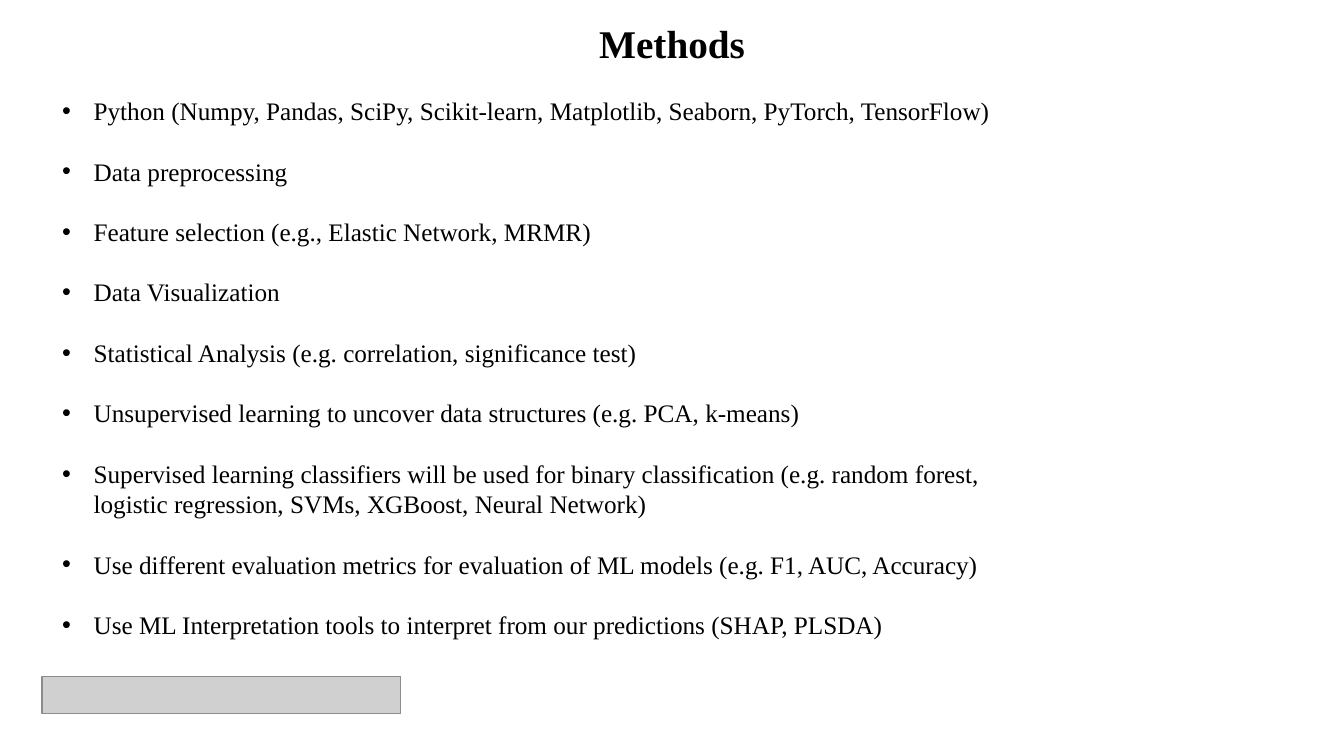
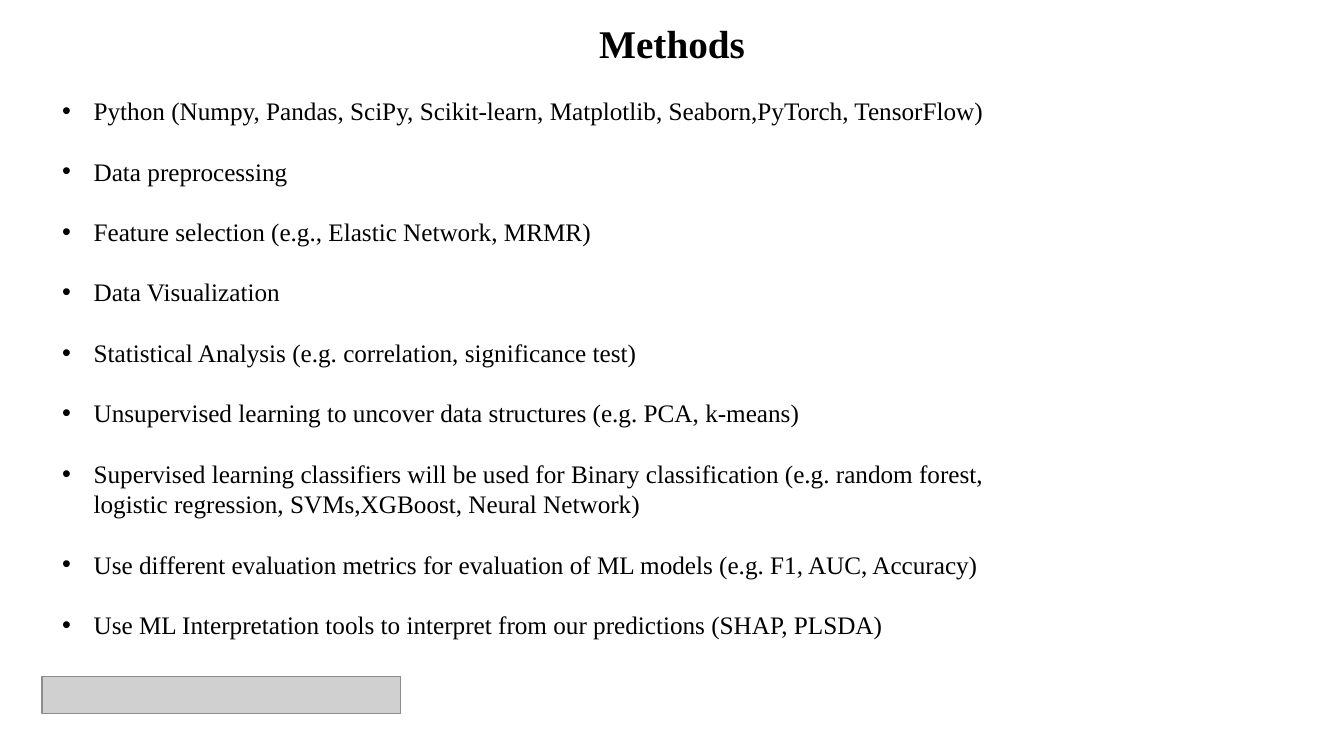
Before and after one commit to MichiganDataScienceTeam/W26-MDST-Project_Heart-Failure-Survival-Analysis, a slide deck: slide 6 of slides/Mid Sem Expo.pptx. Drawn at 1344x756 pixels with LibreOffice and Linux fonts; fonts in the diff are those of the drawing; grey boxes stand for pictures. Boxes give left, top, right and bottom in pixels: in the first picture for what was removed or moved away, otherwise in the second. Text is boxed around its words. In the diff, an @@ line names an element or a change of style, - is before the commit and + after.

```diff
--- a/slides/Mid Sem Expo.pptx
+++ b/slides/Mid Sem Expo.pptx
@@ text at bbox=[94, 102, 982, 126]: spaces changed @@
-• Python (Numpy, Pandas, SciPy, Scikit-learn, Matplotlib, Seaborn, PyTorch, TensorFlow)
+• Python (Numpy, Pandas, SciPy, Scikit-learn, Matplotlib, Seaborn,PyTorch, TensorFlow)
@@ text at bbox=[94, 465, 983, 519]: text changed @@
-• Supervised learning classifiers will be used for binary classification (e.g. random forest, logistic regression, SVMs, XGBoost, Neural Network)
+• Supervised learning classifiers will be used for Binary classification (e.g. random forest, logistic regression, SVMs,XGBoost, Neural Network)
```
Also in this commit, not shown: 5 other slides changed, 3 other files.
